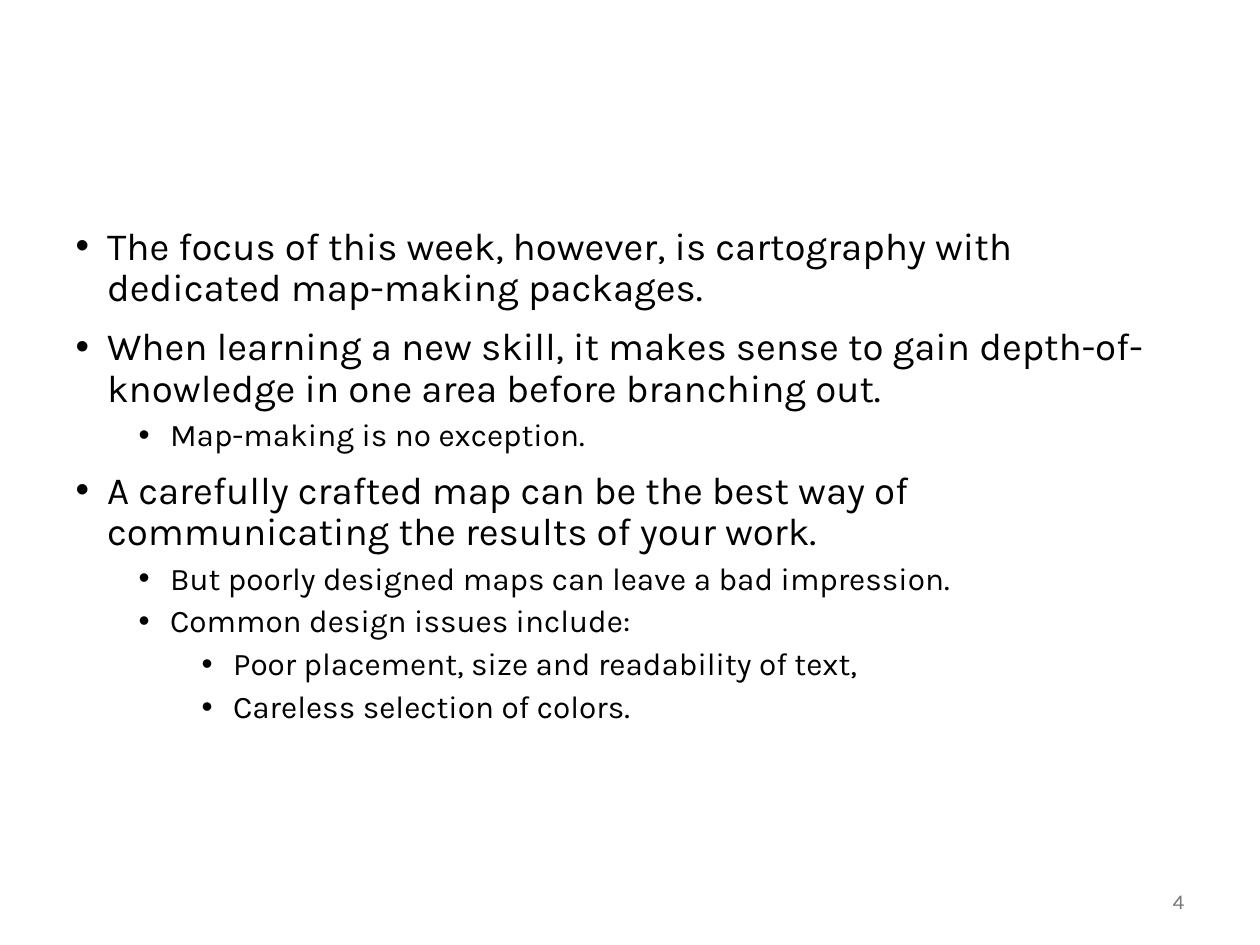
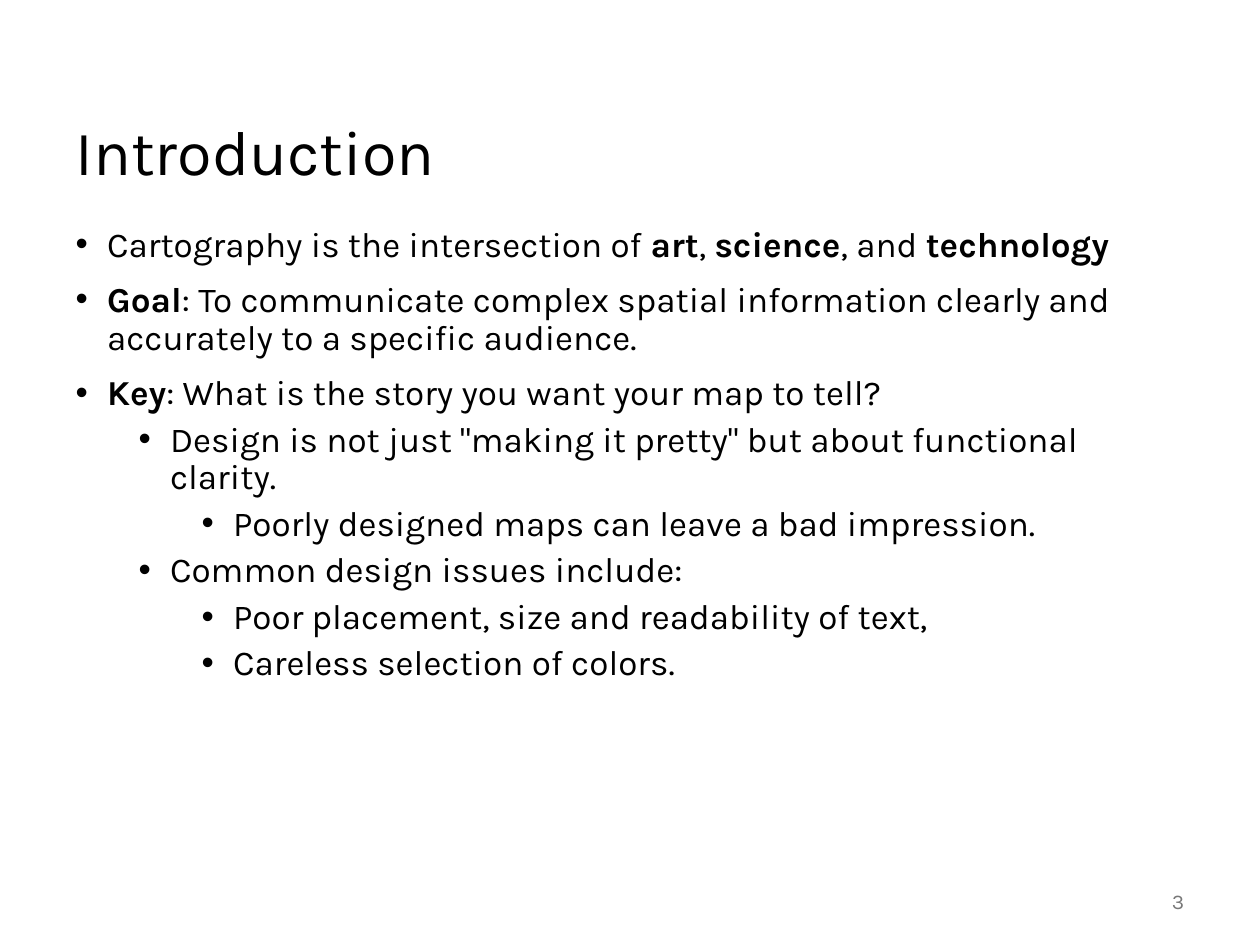
Before and after one commit to abuabara/abuabara.github.io, a slide deck: slide 3 of DAEN489S26/week11_slides.pptx (slide 4 before the commit). Drawn at 1260x945 pixels with LibreOffice and Linux fonts; fonts in the diff are those of the drawing. Boxes give left, top, right and bottom in pixels: in the first picture for what was removed or moved away, otherwise in the second. Text is boxed around its words. In the diff, an @@ line names an element or a change of style, - is before the commit and + after.

```diff
--- a/DAEN489S26/week11_slides.pptx
+++ b/DAEN489S26/week11_slides.pptx
@@ title added at [76,131,435,176], 36 pt, text #000000 @@
+Introduction
@@ text at [107,232,1109,545]: text changed; size 22 to 20 pt @@
-• The focus of this week, however, is cartography with dedicated map-making packages.
-• When learning a new skill, it makes sense to gain depth-of-knowledge in one area before branching out.
-  • Map-making is no exception.
-• A carefully crafted map can be the best way of communicating the results of your work.
-  • But poorly designed maps can leave a bad impression.
+• Cartography is the intersection of art, science, and technology
+• Goal: To communicate complex spatial information clearly and accurately to a specific audience.
+• Key: What is the story you want your map to tell?
+  • Design is not just "making it pretty" but about functional clarity.
+    • Poorly designed maps can leave a bad impression.
@@ text at [170,558,928,676]: size 18 to 20 pt in "Common design issues include:", "Poor placement, size and readability of text,", "Careless selection of colors." @@
@@ page number at [1172,895,1184,909]: text changed @@
-4
+3
```
Also in this commit, not shown: 3 other slides changed, 16 slides added, 2 slides removed, 2 other files.
